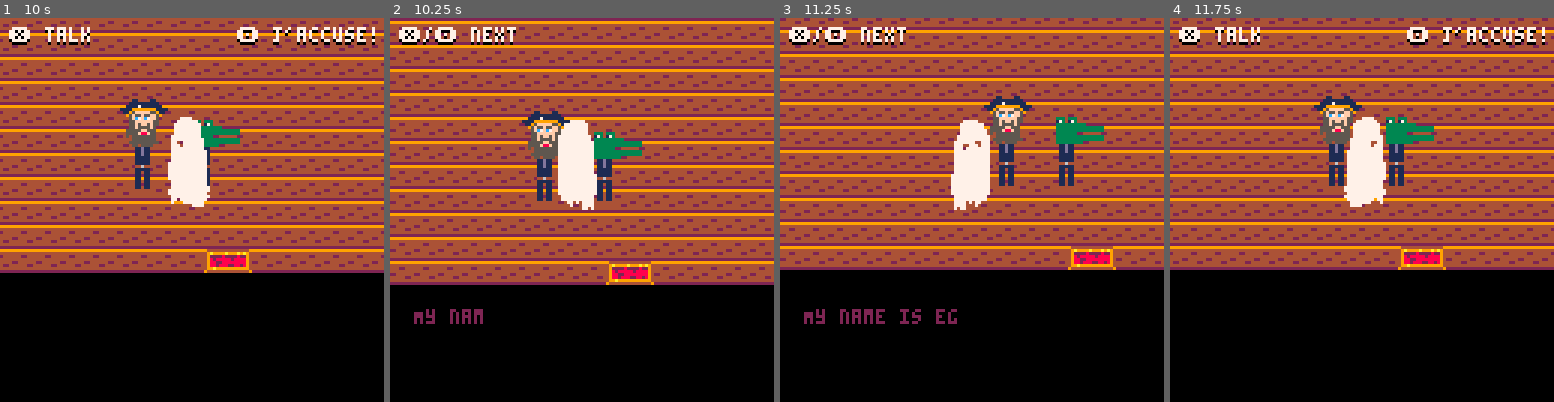
Above: before the commit, frames 1-4 (left to right).
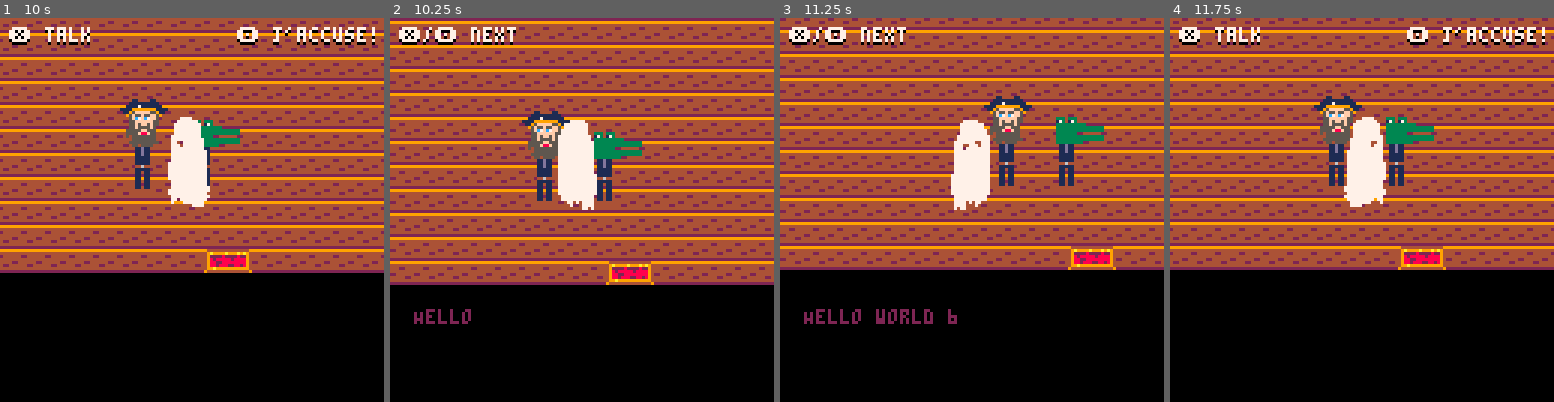
Above: after the commit, the same moments.

Repository: Alfie-Edwards/jaccuse
Game: PICO-8 cartridge game.p8
The game is run twice, just before and just after one commit, with the same random seed, the same clock (stepped at 60 frames per second) and the same inputs.
Inputs (mouse positions are in pixels of both pictures, inside the frame that each line leads up to):
- Up to frame 1 (10 s): tap O (Z key) at 0.33, 0.7, 1.43, 2.22, 3.1, 3.98, 4.87, 5.75, 6.63, 7.52, 8.4, 9.28 s; click (69, 121) at 0.67 s; tap X (X key) at 1.07, 2.07, 2.4, 2.73, 3.07, 3.4, 3.73, 4.07, 4.4, 4.73, 5.07, 5.4, 5.73, 6.07, 6.4, 6.73, 7.07, 7.4, 7.73, 8.07, 8.4, 8.73, 9.07, 9.4, 9.73 s; click (130, 267) at 1.22 s; click (195, 114) at 1.77 s; hold Left 1.97-2.37 s; click (257, 259) at 2.32 s; hold Down 2.42-2.82 s; click (322, 106) at 2.87 s; hold Right 2.87-3.53 s; click (84, 256) at 3.42 s; hold Up 3.58-4.08 s; click (145, 102) at 3.97 s; hold Right 4.13-4.53 s; click (211, 248) at 4.52 s; hold Down 4.58-5.08 s; click (272, 94) at 5.07 s; hold Left 5.13-5.8 s; click (337, 244) at 5.62 s; hold Up 5.85-6.18 s; click (99, 90) at 6.17 s; hold Left 6.23-6.63 s; hold Down 6.68-7.08 s; click (161, 236) at 6.72 s; hold Right 7.13-7.8 s; click (226, 83) at 7.27 s; click (288, 229) at 7.82 s; hold Up 7.85-8.35 s; click (49, 79) at 8.37 s; hold Right 8.4-8.8 s; hold Down 8.85-9.35 s; click (115, 225) at 8.92 s; hold Left from 9.4 s (still down); click (176, 71) at 9.47 s
- Up to frame 2 (10.25 s): click (628, 217) at 10.02 s; release Left at 10.07 s; tap X (X key) at 10.07 s; hold Up from 10.12 s (still down); tap O (Z key) at 10.17 s
- Up to frame 3 (11.25 s): tap X (X key) at 10.4, 10.73, 11.07 s; release Up at 10.45 s; hold Left 10.5-10.9 s; click (1083, 64) at 10.57 s; hold Down from 10.95 s (still down); tap O (Z key) at 11.05 s; click (845, 213) at 11.12 s
- Up to frame 4 (11.75 s): release Down at 11.35 s; tap X (X key) at 11.4, 11.73 s; hold Right from 11.4 s (still down); click (1300, 60) at 11.67 s

Frame 1 is identical in both runs. In frame 2, 0.2% of the frame differs, in the area x 7-25%, y 75-80%; in frame 3, 0.6%, in the area x 7-47%, y 75-80%; in frame 4, nothing differs.

Commit message:
restructure dialogue progression (progress whole convo from one entrance)

Diff:
--- a/player.lua
+++ b/player.lua
@@ -18,6 +18,8 @@
 		y = room.h - 1,
 
 		max_speed = 1,
+
+		talking_to = nil,  -- nil|{guest=(table),idx=(int)}
 
 		seen_clues = {},  -- {guest name (str): list of clues (strs)}
 
@@ -78,6 +80,13 @@
 			end
 		end
 		player.dir = visual_direction
+	elseif btnp(4) then
+		-- talking: advance dialogue
+		assert(player.talking_to ~= nil)
+		player.talking_to.idx += 1
+		if not say_line(player.talking_to.guest, player.talking_to.idx) then
+			player.talking_to = nil
+		end
 	end
 end
 
--- a/scenario.lua
+++ b/scenario.lua
@@ -152,9 +152,6 @@
 
 	scenario = main
 	interaction = nil
-	for _,g in ipairs(main.guests) do
-		g.next_dialogue_idx = 0
-	end
 end
 
 
@@ -179,7 +176,6 @@
 	end
 end
 
-
 function print_seen_clues()
 	printh("player's seen clues:")
 	for g,clues in pairs(player.seen_clues) do
@@ -204,14 +200,19 @@
 	print_seen_clues()
 end
 
--- talk to a guest (defaulting to current `interaction`)
-function talk_to(guest)
+-- start talking to a `guest` (defaulting to current `interaction`)
+function start_talking_to(guest)
 	if guest == nil then guest = interaction end
 	assert(guest ~= nil)
-	assert(guest.next_dialogue_idx ~= nil)
-
-	-- TODO #finish: if you stop talking, should reset to zero
-	local idx = (guest.next_dialogue_idx % #guest.dialogue) + 1
+
+	player.talking_to = {guest=guest, idx=1}
+
+	say_line(player.talking_to.guest, player.talking_to.idx)
+end
+
+-- get `Line` corresponding to given guest & dialogue index (or `nil` if idx too large)
+function get_line(guest, idx)
+	if idx > #guest.dialogue then return nil end
 	local current_stage = guest.dialogue[idx]
 
 	local line_to_say = nil
@@ -226,18 +227,30 @@
 	end
 	assert(line_to_say ~= nil)
 
-	see_clue(guest, line_to_say.maybe_clue)
-	say(line_to_say.text)
-	guest.next_dialogue_idx += 1
-end
-
+	return line_to_say
+end
+
+-- say a given line, or the line corresponding to the given index, from a `guest`.
+-- return `true` if there's a new line to say, or `false` if index too big (ie. end)
+function say_line(guest, line_or_idx)
+	local line = line_or_idx
+	if type(line) == "number" then
+		line = get_line(guest, line)
+		if line == nil then
+			return false
+		end
+	end
+	see_clue(guest, line.maybe_clue)
+	say(line.text)
+	return true
+end
 
 function update_interaction()
 	interaction = get_interaction()
 
 	if interaction then
 		if btnp(4) then
-			talk_to()
+			start_talking_to()
 			interaction = nil
 		else
 			x_prompt = "talk"
